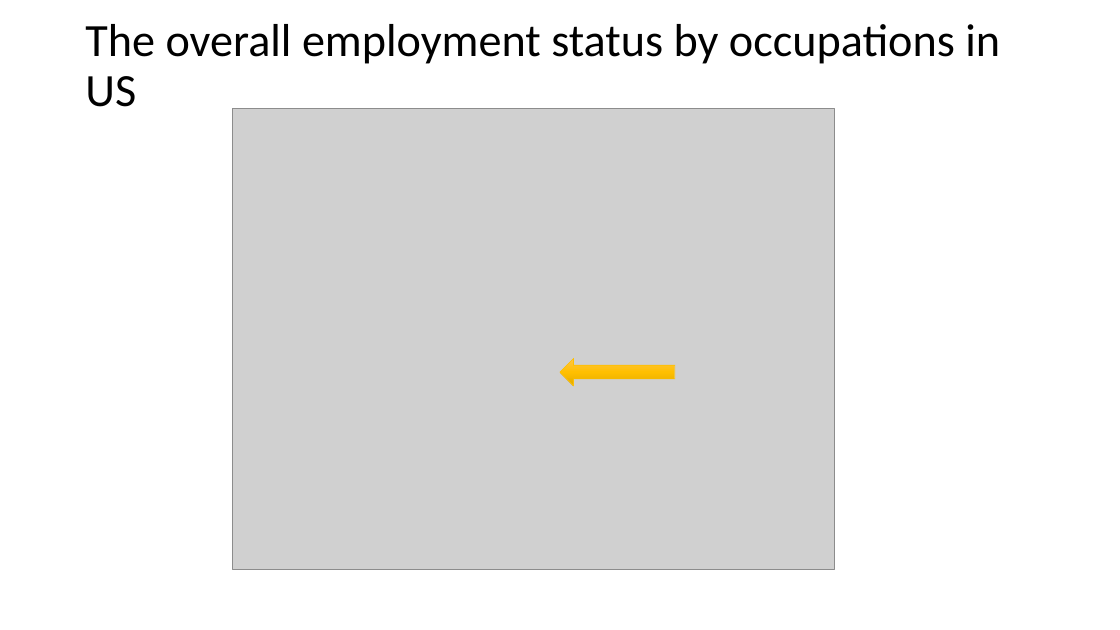
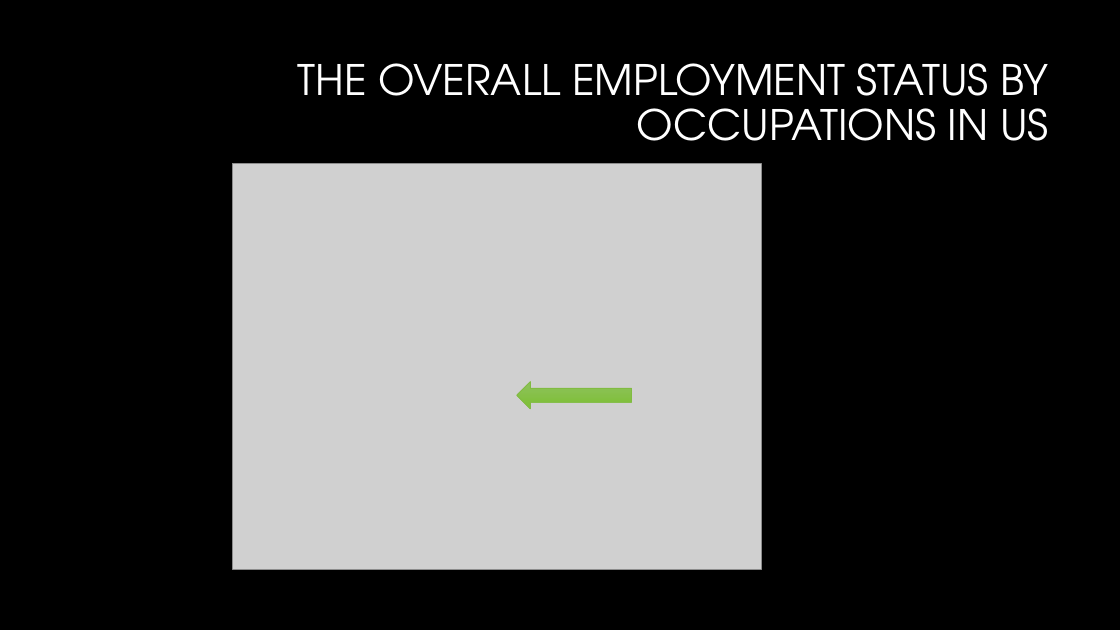
Before and after one commit to WCW789/Project1, a slide deck: slide 7 of Group_5_Presentation.pptx. Drawn at 1120x630 pixels with LibreOffice and Linux fonts; fonts in the diff are those of the drawing; grey boxes stand for pictures; background and template pictures are left out. Boxes give left, top, right and bottom in pixels: in the first picture for what was removed or moved away, otherwise in the second. Text is boxed around its words. In the diff, an @@ line names an element or a change of style, - is before the commit and + after.

```diff
--- a/Group_5_Presentation.pptx
+++ b/Group_5_Presentation.pptx
@@ background #FFFFFF to #000000 @@
@@ title at box(298, 63, 1048, 141): text changed; size 39.6 to 36 pt; font Calibri to TeX Gyre Adventor; text colour #000000 to #FFFFFF @@
-The overall employment status by occupations in US
+THE OVERALL EMPLOYMENT STATUS BY OCCUPATIONS IN US
@@ picture: place and size @@
-picture at box(233, 108, 834, 570)
+picture at box(233, 164, 761, 570)
@@ left arrow: place and size @@
-left arrow at box(560, 359, 676, 386)
+left arrow at box(517, 381, 632, 408)
@@ left arrow at box(517, 381, 632, 408): fill gradient #FFC64B to #FFC000 to #E3AB00 to gradient #8FC15E to #81C13C; outline #FFC000 0.5 pt to #81BB42 0.75 pt @@
```
Also in this commit, not shown: 11 other slides changed, 2 slides added, 2 slides removed.
